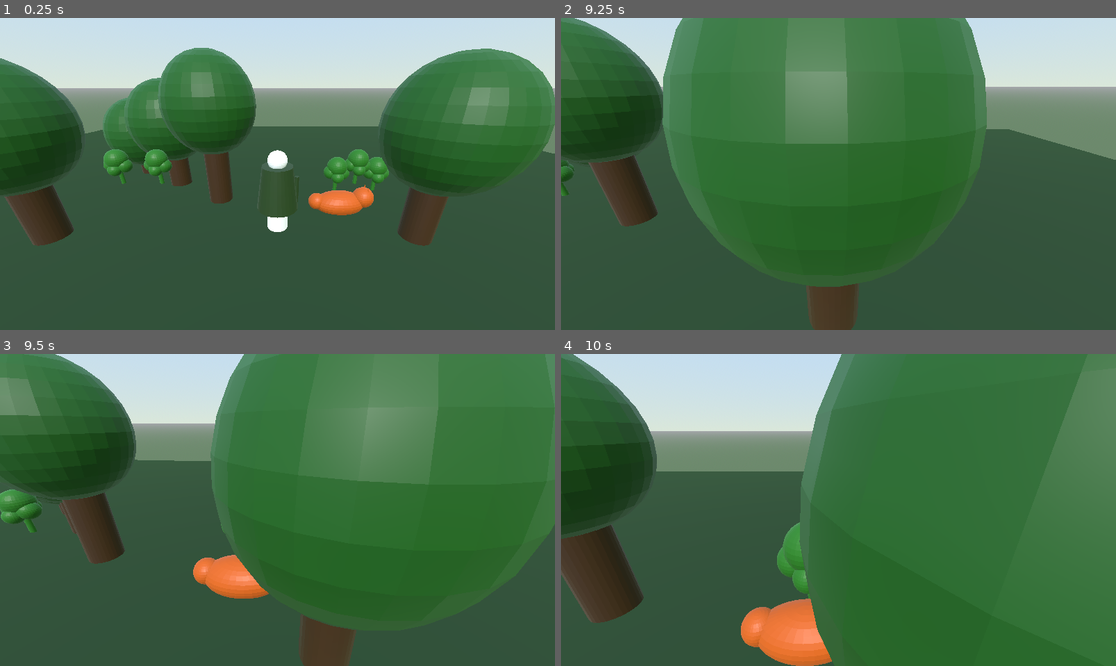
Above: before the commit, frames 1-4 (two rows, left to right).
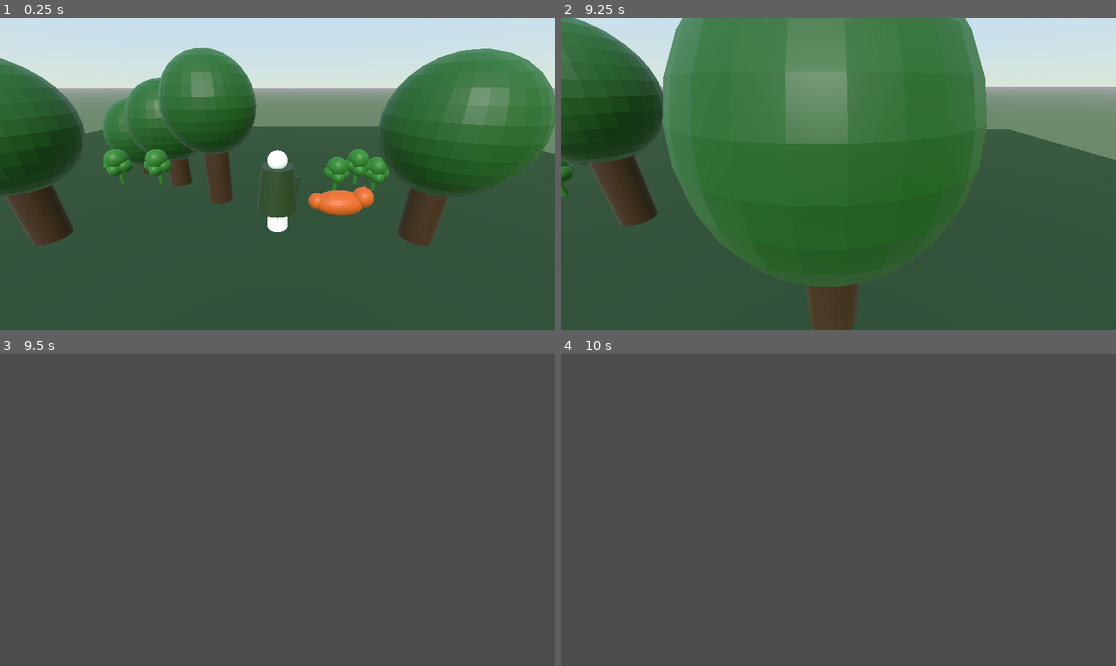
Above: after the commit, the same moments.

Repository: PaOwiad/SilentFlora
Game: Godot game, scene res://flüsterhain_scene.tscn
Two runs of this game, one before a commit and one after it. Both use one fixed random seed, a clock stepped at 60 frames per second and the inputs below.
Inputs:
- Up to frame 1 (0.25 s): no input
- Up to frame 2 (9.25 s): tap Enter (ui_accept) at 0.5, 1.35, 1.52, 1.82, 2.85, 3.02, 3.32, 4.35, 4.52, 4.82, 5.85, 6.02, 6.32, 7.35, 7.52, 7.82, 8.85, 9.02 s; hold Enter (ui_accept) 0.53-1.28 s; hold Up (ui_up) 0.53-2.03 s; hold Enter (ui_accept) 2.03-2.78 s; hold Left (ui_left) 2.03-3.53 s; hold Down (ui_down) 3.53-4.28 s; hold Enter (ui_accept) 3.53-4.28 s; hold Right (ui_right) 4.28-5.03 s; hold Up (ui_up) 5.03-5.78 s; hold Enter (ui_accept) 5.03-5.78 s; hold Right (ui_right) 5.78-8.03 s; hold Enter (ui_accept) 6.53-7.28 s; hold Down (ui_down) 8.03-8.78 s; hold Enter (ui_accept) 8.03-8.78 s; hold Left (ui_left) from 8.78 s (still down)
- Up to frame 3 (9.5 s): keep holding Left (ui_left); tap Enter (ui_accept) at 9.32 s
- Up to frame 4 (10 s): release Left (ui_left) at 9.53 s; hold Up (ui_up) from 9.53 s (still down); hold Enter (ui_accept) from 9.53 s (still down)

Frames 1-2 are identical in both runs. In frame 3, 92% of the frame differs, in the area x 0-100%, y 0-100%; in frame 4, 92%.

Commit message:
Dissolve Finale eingebaut

Diff:
--- a/decision.gd
+++ b/decision.gd
@@ -8,7 +8,6 @@
 	state = "life"
 	get_node("../Plant").interact()
 	apply_world_change()
-	print("Fuchs reagiert: " + state)
 	get_node("../Fox").react(state)
 
 func choose_tree():
@@ -17,17 +16,15 @@
 	state = "stability"
 	get_node("../Tree").interact()
 	apply_world_change()
-	print("Fuchs reagiert: " + state)
 	get_node("../Fox").react(state)
 
 func apply_world_change():
 	var env = get_node("../WorldEnvironment")
 	if env == null:
-		print("WorldEnvironment nicht gefunden!")
 		return
 	if state == "life":
-		print("Welt wird grüner")
 		env.environment.adjustment_saturation = 1.5
 	else:
-		print("Welt wird grauer")
 		env.environment.adjustment_saturation = 0.3
+	await get_tree().create_timer(5.0).timeout
+	get_node("../Player").dissolve()
Not shown, changed: player_figure.blend
Not shown, changed: player_figure.blend1
